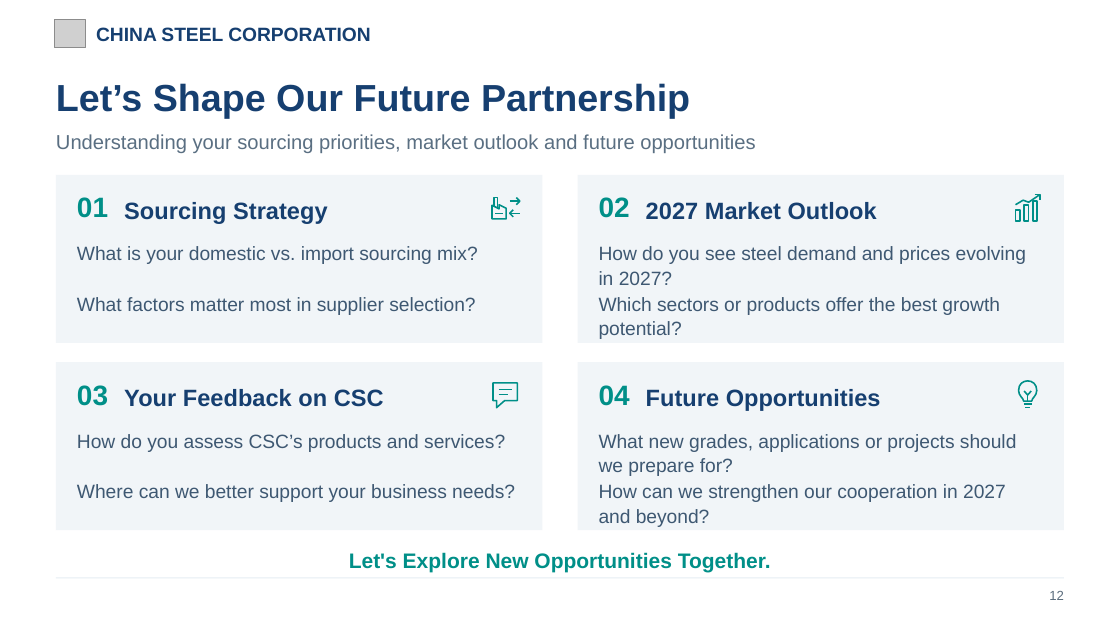
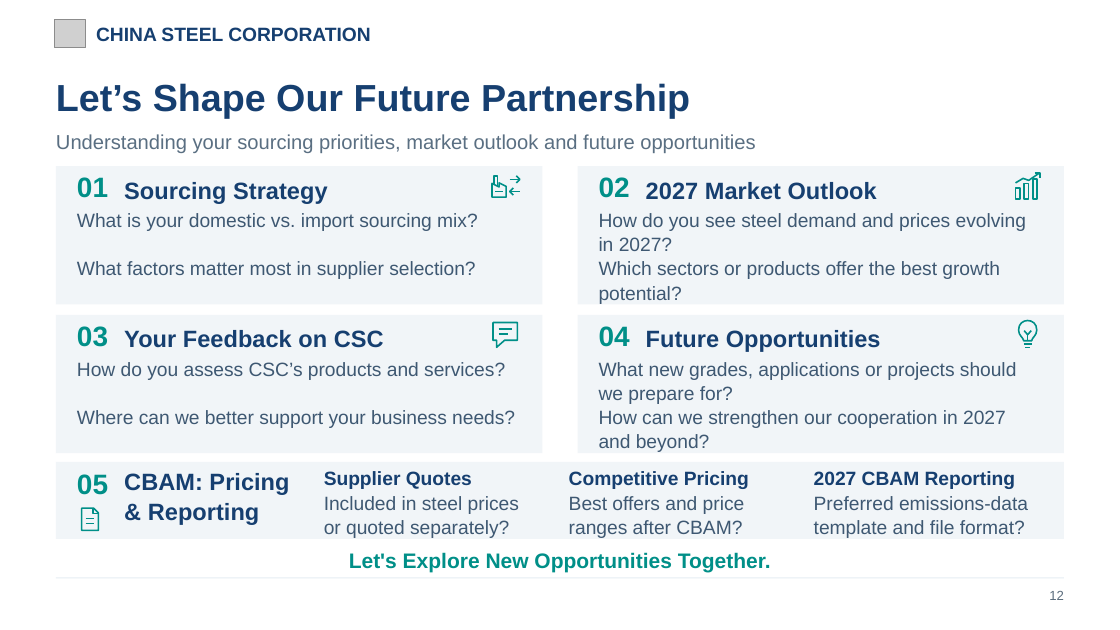
Before and after one commit to evawang0328/csc-germany-uk-trip-2026, a slide deck: slide 15 of CSC_Europe_Nov2026_20261109.pptx. Drawn at 1120x630 pixels with LibreOffice and Linux fonts; fonts in the diff are those of the drawing; grey boxes stand for pictures. Boxes give left, top, right and bottom in pixels: in the first picture for what was removed or moved away, otherwise in the second. Text is boxed around its words. In the diff, an @@ line names an element or a change of style, - is before the commit and + after.

```diff
--- a/CSC_Europe_Nov2026_20261109.pptx
+++ b/CSC_Europe_Nov2026_20261109.pptx
@@ rectangle: place and size @@
-rectangle at (56,175,543,343)
+rectangle at (56,166,543,305)
@@ rectangle: place and size @@
-rectangle at (578,175,1065,343)
+rectangle at (578,166,1065,305)
@@ 4 texts, 2 freeform shapes: place and size @@
-4 texts, 2 freeform shapes at (77,192,1044,224)
+4 texts, 2 freeform shapes at (77,170,1044,204)
@@ text "What is your domestic vs. ...": place and size @@
-text "What is your domestic vs. ..." at (77,246,478,264)
+text "What is your domestic vs. ..." at (77,213,478,231)
@@ text "How do you see steel ...": place and size @@
-text "How do you see steel ..." at (599,246,1026,285)
+text "How do you see steel ..." at (599,213,1026,251)
@@ text "What factors matter most in ...": place and size @@
-text "What factors matter most in ..." at (77,297,475,315)
+text "What factors matter most in ..." at (77,261,475,279)
@@ text "Which sectors or products offer ...": place and size @@
-text "Which sectors or products offer ..." at (599,297,1000,339)
+text "Which sectors or products offer ..." at (599,261,1000,304)
@@ rectangle: place and size @@
-rectangle at (56,362,543,530)
+rectangle at (56,315,543,454)
@@ rectangle: place and size @@
-rectangle at (578,362,1065,530)
+rectangle at (578,315,1065,454)
@@ 4 texts, 2 freeform shapes: place and size @@
-4 texts, 2 freeform shapes at (77,379,1044,412)
+4 texts, 2 freeform shapes at (77,318,1044,352)
@@ text "How do you assess CSC’s ...": place and size @@
-text "How do you assess CSC’s ..." at (77,434,505,452)
+text "How do you assess CSC’s ..." at (77,362,505,380)
@@ text "What new grades, applications or ...": place and size @@
-text "What new grades, applications or ..." at (599,434,1017,476)
+text "What new grades, applications or ..." at (599,362,1017,404)
@@ text "Where can we better support ...": place and size @@
-text "Where can we better support ..." at (77,484,515,502)
+text "Where can we better support ..." at (77,410,515,428)
@@ text "How can we strengthen our ...": place and size @@
-text "How can we strengthen our ..." at (599,484,1006,527)
+text "How can we strengthen our ..." at (599,410,1006,452)
@@ rectangle added at (56,462,1065,539), fill #F1F5F8 @@
@@ text added at (77,474,108,495), 24 pt, text #008F88, bold @@
+05
@@ text added at (124,473,289,525), 20.2 pt, text #163F70, bold @@
+CBAM: Pricing
+& Reporting
@@ text added at (324,471,472,489), 16.5 pt, text #163F70, bold @@
+Supplier Quotes
@@ text added at (569,471,749,489), 16.5 pt, text #163F70, bold @@
+Competitive Pricing
@@ text added at (814,471,1016,489), 16.5 pt, text #163F70, bold @@
+2027 CBAM Reporting
@@ freeform shape added at (77,507,103,532), outline #008F88 1.28 pt @@
@@ text added at (324,496,519,538), 16.5 pt, text #3E5872 @@
+Included in steel prices
+or quoted separately?
@@ text added at (569,496,745,538), 16.5 pt, text #3E5872 @@
+Best offers and price
+ranges after CBAM?
@@ text added at (814,496,1028,538), 16.5 pt, text #3E5872 @@
+Preferred emissions-data
+template and file format?
```
Also in this commit, not shown: 3 other slides changed, 1 other file.
